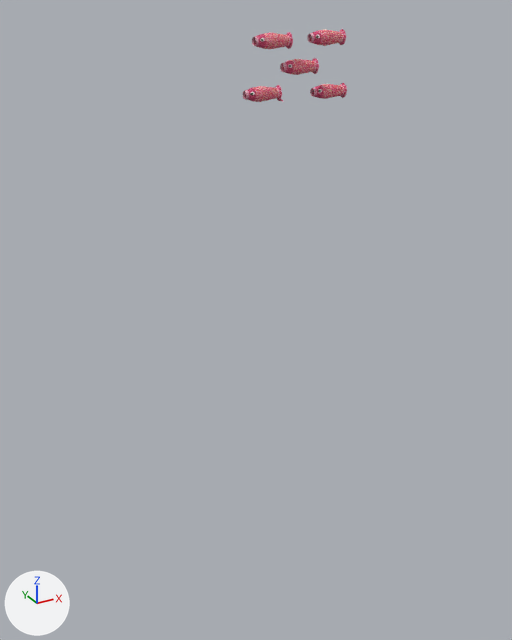
The OBJ model ModelliFinali/aquilone.obj: old version first, new version second.
One viewpoint serves both versions: a 50 mm camera at (-17.3, -32.1, 4.5) aimed at (1.2, 1.6, -12.3). Lighting does not change. The marker at lower left points along +X, +Y and +Z. Where no turn or scale is listed for an object, it has been applied to the vertices.

The scene before the commit, as lines of its bpy script (objects in view):
```python
me_aquilone_cylinder_001 = bpy.data.meshes.new('aquilone_Cylinder.001')
me_aquilone_cylinder_001.from_pydata(...)  # 459 vertices, 320 faces, 58 loose edges; spans x -2.8..6.0, y -0.4..7.2, z -21.4..3.6
me_aquilone_cylinder_001.materials.append(mat_none)  # picture img_aquilone_png
ob_aquilone_cylinder_001 = bpy.data.objects.new('aquilone_Cylinder.001', me_aquilone_cylinder_001)
ob_aquilone_cylinder_001.location = (0.0, 0.0, 0.0)
```
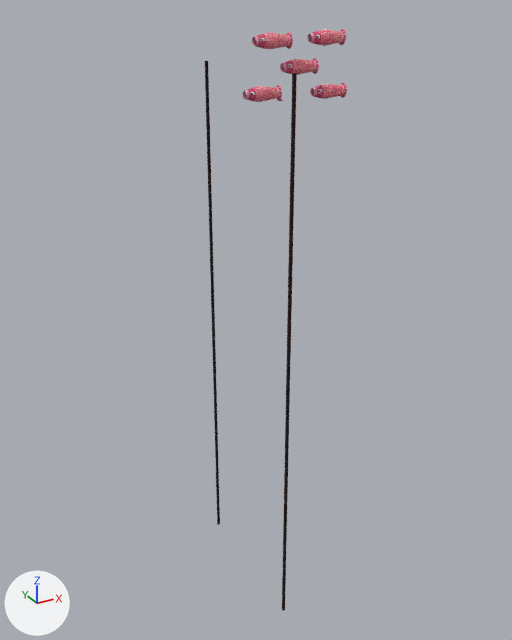
Location of each change, (x1, y1, x2, y2) in pixels of the pictures (512 x 640 px):
'aquilone_Cylinder.001', reshaped: before (243, 29, 347, 102); after (205, 29, 347, 611)
part 1 of me_aquilone_cylinder_001, added (black): after (282, 73, 297, 611)
part 2 of me_aquilone_cylinder_001, added (black): after (205, 61, 220, 525)

What changed in the scene script:
```text
Change me_aquilone_cylinder_001:
    used by ob_aquilone_cylinder_001; location = (0.0, 0.0, 0.0)
    remove me_aquilone_cylinder_001.from_pydata(...)  # 459 vertices, 320 faces, 58 loose edges; spans x -2.8..6.0, y -0.4..7.2, z -21.4..3.6
    add me_aquilone_cylinder_001.from_pydata(...)  # 435 vertices, 332 faces, 18 loose edges; spans x -0.4..6.0, y -4.6..4.4, z -28.8..3.6
    me_aquilone_cylinder_001 part 1: a new loose piece, a box spanning x -0.37..-0.24, y -4.64..-4.5, z -28.75..1.98, in mat_none (picture img_aquilone_png)
    me_aquilone_cylinder_001 part 2: a new loose piece, a box spanning x -0.37..-0.24, y 4.27..4.41, z -28.75..1.98, in mat_none (picture img_aquilone_png)
```
